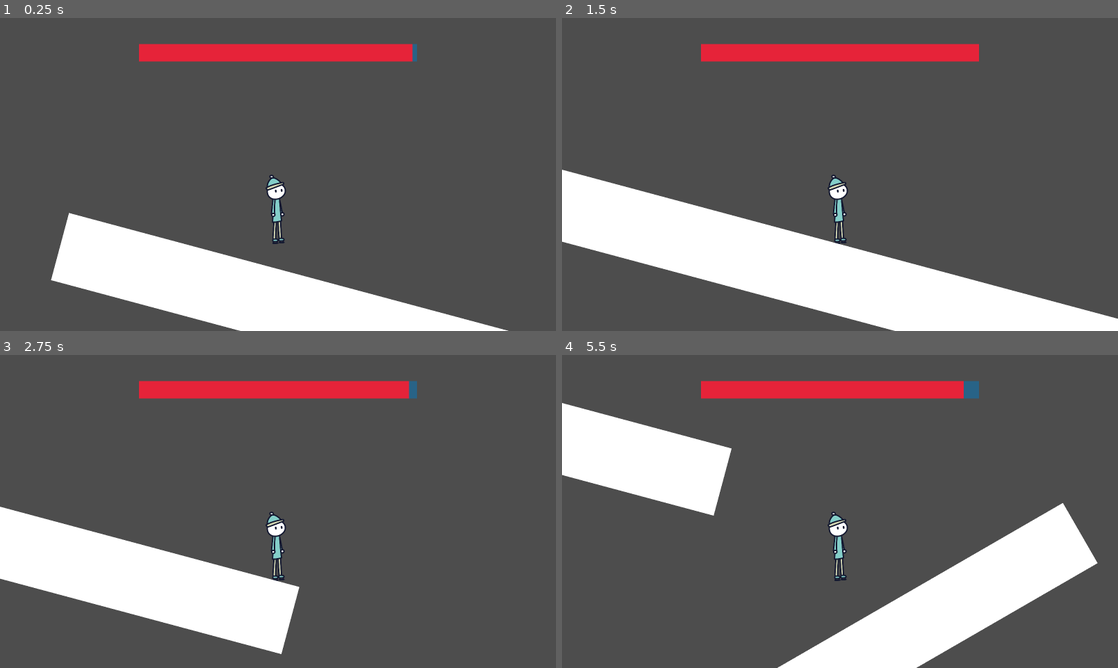
Above: before the commit, frames 1-4 (two rows, left to right).
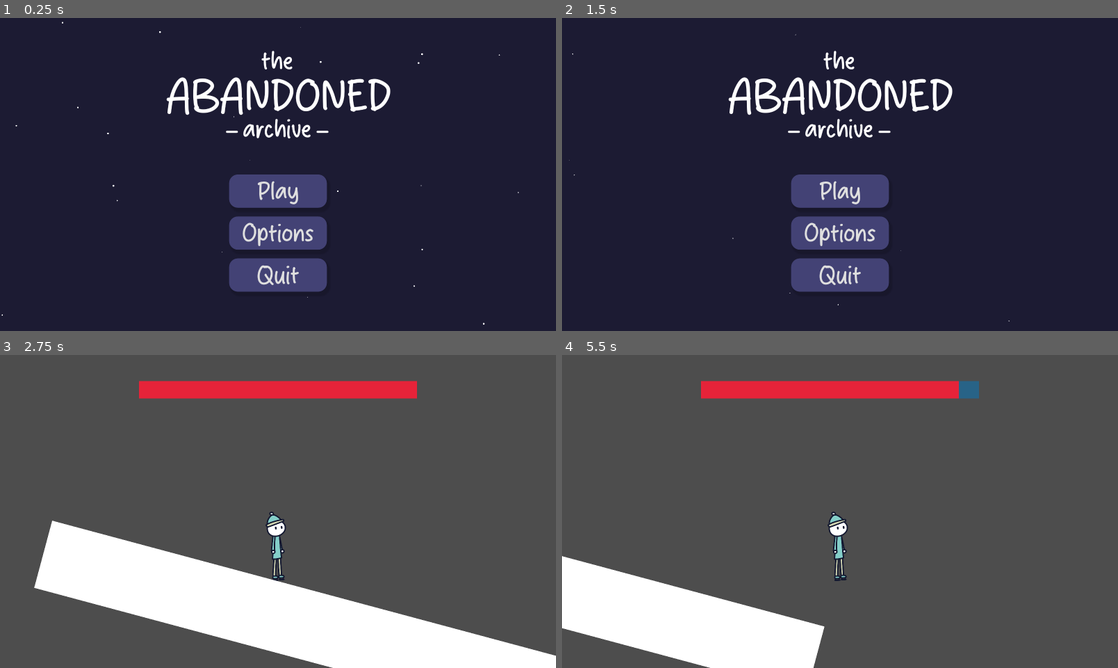
Above: after the commit, the same moments.

Repository: RoboticsRuler/icy-mayhem-godot
Game: Godot game, scene res://scenes/main_menu.tscn
The game is run twice, just before and just after one commit, with the same random seed, the same clock (stepped at 60 frames per second) and the same inputs. Before the commit the project starts from res://Scenes/main.tscn.
Inputs (mouse positions are in pixels of both pictures, inside the frame that each line leads up to):
- Up to frame 1 (0.25 s): no input
- Up to frame 2 (1.5 s): click (840, 233) at 0.5 s, where only the run after the commit has a clickable "Options"; click (589, 49) at 1.27 s
- Up to frame 3 (2.75 s): click (278, 527) at 2 s, where only the run after the commit has a clickable "Play"
- Up to frame 4 (5.5 s): tap Enter (ui_accept) at 2.75, 3.02, 3.77, 5.27 s

The runs differ from the first frame. In frame 1, 100% of the frame differs, in the area x 0-100%, y 0-100%; in frame 2, 100%; in frame 3, 9.1%; in frame 4, 27%.

Commit message:
Add main menu

Diff:
--- a/Scenes/main.tscn
+++ b/Scenes/main.tscn
@@ -1,7 +1,7 @@
 [gd_scene format=3 uid="uid://gmdr5se2avhr"]
 
-[ext_resource type="PackedScene" uid="uid://6t0k367x5qtw" path="res://Scenes/player.tscn" id="1_bo1nx"]
-[ext_resource type="PackedScene" uid="uid://efqltw8plwwl" path="res://Scenes/ice.tscn" id="2_8gbba"]
+[ext_resource type="PackedScene" uid="uid://6t0k367x5qtw" path="res://scenes/player.tscn" id="1_bo1nx"]
+[ext_resource type="PackedScene" uid="uid://efqltw8plwwl" path="res://scenes/ice.tscn" id="2_8gbba"]
 
 [node name="Main" type="Node2D" unique_id=702311018]
 
--- a/Scenes/player.tscn
+++ b/Scenes/player.tscn
@@ -1,7 +1,7 @@
 [gd_scene format=3 uid="uid://6t0k367x5qtw"]
 
-[ext_resource type="Script" uid="uid://c0chqvnjwsjbs" path="res://Scripts/player.gd" id="1_cvnsp"]
-[ext_resource type="Texture2D" uid="uid://c2fi7t6vg033h" path="res://sean.png" id="2_6t5aa"]
+[ext_resource type="Script" uid="uid://c0chqvnjwsjbs" path="res://scripts/player.gd" id="1_cvnsp"]
+[ext_resource type="Texture2D" uid="uid://c2fi7t6vg033h" path="res://assets/art/sean.png" id="2_6t5aa"]
 
 [sub_resource type="CapsuleShape2D" id="CapsuleShape2D_sh265"]
 radius = 16.0
--- a/project.godot
+++ b/project.godot
@@ -11,7 +11,7 @@
 [application]
 
 config/name="Icy Mayhem"
-run/main_scene="uid://gmdr5se2avhr"
+run/main_scene="uid://do5y6uq02an1w"
 config/features=PackedStringArray("4.6", "Forward Plus")
 config/icon="res://icon.svg"
 
@@ -19,7 +19,7 @@
 
 window/size/viewport_width=2560
 window/size/viewport_height=1440
-window/size/mode=3
+window/stretch/aspect="expand"
 
 [global_group]
 
--- /dev/null
+++ b/scenes/background.tscn
@@ -0,0 +1,34 @@
+[gd_scene format=3 uid="uid://dafwsey1ych76"]
+
+[ext_resource type="Texture2D" uid="uid://beqptwo1ufhtj" path="res://assets/art/particle.png" id="1_xuykg"]
+
+[sub_resource type="Curve" id="Curve_2w6gw"]
+_data = [Vector2(0, 0), 0.0, 0.0, 0, 0, Vector2(0.250318, 1), 0.0, 0.0, 0, 0, Vector2(0.748412, 1), 0.0, 0.0, 0, 0, Vector2(1, 0), 0.0, 0.0, 0, 0]
+point_count = 4
+
+[sub_resource type="CurveTexture" id="CurveTexture_e5hrs"]
+curve = SubResource("Curve_2w6gw")
+
+[sub_resource type="ParticleProcessMaterial" id="ParticleProcessMaterial_dx07j"]
+particle_flag_disable_z = true
+emission_shape = 2
+emission_sphere_radius = 1350.0
+initial_velocity_min = 1.0
+initial_velocity_max = 20.0
+gravity = Vector3(0, 0, 0)
+scale_min = 0.07
+scale_max = 0.07
+scale_curve = SubResource("CurveTexture_e5hrs")
+
+[node name="Background" type="Node2D" unique_id=1569188693]
+
+[node name="ColorRect" type="ColorRect" parent="." unique_id=328442120]
+offset_right = 2560.0
+offset_bottom = 1440.0
+color = Color(0.1107, 0.106, 0.2, 1)
+
+[node name="GPUParticles2D" type="GPUParticles2D" parent="." unique_id=1951917495]
+position = Vector2(1149, 654)
+amount = 300
+texture = ExtResource("1_xuykg")
+process_material = SubResource("ParticleProcessMaterial_dx07j")
--- /dev/null
+++ b/scenes/main_menu.tscn
@@ -0,0 +1,88 @@
+[gd_scene format=3 uid="uid://do5y6uq02an1w"]
+
+[ext_resource type="PackedScene" uid="uid://dafwsey1ych76" path="res://scenes/background.tscn" id="1_rxrep"]
+[ext_resource type="Script" uid="uid://b5km2wxcksjoc" path="res://scripts/main_menu.gd" id="1_uxlcg"]
+[ext_resource type="Texture2D" uid="uid://bvcfhvoow4ma8" path="res://assets/misc/title.png" id="2_t0pl0"]
+[ext_resource type="FontFile" uid="uid://bvfplqf156sdn" path="res://assets/misc/Strange Book.otf" id="3_4i3dv"]
+
+[sub_resource type="StyleBoxFlat" id="StyleBoxFlat_24jsm"]
+bg_color = Color(0.260973, 0.2576, 0.46, 1)
+corner_radius_top_left = 40
+corner_radius_top_right = 40
+corner_radius_bottom_right = 40
+corner_radius_bottom_left = 40
+shadow_color = Color(0, 0, 0, 0.156863)
+shadow_size = 10
+shadow_offset = Vector2(10, 15)
+
+[sub_resource type="StyleBoxFlat" id="StyleBoxFlat_dxl65"]
+bg_color = Color(0.22126, 0.2184, 0.39, 1)
+corner_radius_top_left = 40
+corner_radius_top_right = 40
+corner_radius_bottom_right = 40
+corner_radius_bottom_left = 40
+shadow_color = Color(0, 0, 0, 0.156863)
+shadow_size = 10
+shadow_offset = Vector2(10, 15)
+
+[sub_resource type="StyleBoxFlat" id="StyleBoxFlat_g6q5s"]
+bg_color = Color(0.300687, 0.2968, 0.53, 1)
+corner_radius_top_left = 40
+corner_radius_top_right = 40
+corner_radius_bottom_right = 40
+corner_radius_bottom_left = 40
+shadow_color = Color(0, 0, 0, 0.156863)
+shadow_size = 10
+shadow_offset = Vector2(10, 15)
+
+[sub_resource type="StyleBoxEmpty" id="StyleBoxEmpty_k7a68"]
+
+[node name="Main Menu" type="Node2D" unique_id=14937350]
+script = ExtResource("1_uxlcg")
+
+[node name="Background" parent="." unique_id=465117045 instance=ExtResource("1_rxrep")]
+
+[node name="Title" type="Sprite2D" parent="." unique_id=1782992068]
+position = Vector2(1280, 350)
+texture = ExtResource("2_t0pl0")
+
+[node name="VBoxContainer" type="VBoxContainer" parent="." unique_id=1141116413]
+offset_left = 1055.0
+offset_top = 720.0
+offset_right = 1505.0
+offset_bottom = 1259.0
+theme_override_constants/separation = 40
+
+[node name="Play" type="Button" parent="VBoxContainer" unique_id=951737699]
+layout_mode = 2
+theme_override_fonts/font = ExtResource("3_4i3dv")
+theme_override_font_sizes/font_size = 120
+theme_override_styles/normal = SubResource("StyleBoxFlat_24jsm")
+theme_override_styles/pressed = SubResource("StyleBoxFlat_dxl65")
+theme_override_styles/hover = SubResource("StyleBoxFlat_g6q5s")
+theme_override_styles/focus = SubResource("StyleBoxEmpty_k7a68")
+text = "Play"
+
+[node name="Options" type="Button" parent="VBoxContainer" unique_id=137479204]
+layout_mode = 2
+theme_override_fonts/font = ExtResource("3_4i3dv")
+theme_override_font_sizes/font_size = 120
+theme_override_styles/normal = SubResource("StyleBoxFlat_24jsm")
+theme_override_styles/pressed = SubResource("StyleBoxFlat_dxl65")
+theme_override_styles/hover = SubResource("StyleBoxFlat_g6q5s")
+theme_override_styles/focus = SubResource("StyleBoxEmpty_k7a68")
+text = "Options"
+
+[node name="Quit" type="Button" parent="VBoxContainer" unique_id=922443016]
+layout_mode = 2
+theme_override_fonts/font = ExtResource("3_4i3dv")
+theme_override_font_sizes/font_size = 120
+theme_override_styles/normal = SubResource("StyleBoxFlat_24jsm")
+theme_override_styles/pressed = SubResource("StyleBoxFlat_dxl65")
+theme_override_styles/hover = SubResource("StyleBoxFlat_g6q5s")
+theme_override_styles/focus = SubResource("StyleBoxEmpty_k7a68")
+text = "Quit"
+
+[connection signal="pressed" from="VBoxContainer/Play" to="." method="_on_play_pressed"]
+[connection signal="pressed" from="VBoxContainer/Options" to="." method="_on_options_pressed"]
+[connection signal="pressed" from="VBoxContainer/Quit" to="." method="_on_quit_pressed"]
--- /dev/null
+++ b/scenes/options.gd
@@ -0,0 +1,7 @@
+extends Node2D
+
+func _ready() -> void:
+	pass
+
+func _on_back_pressed() -> void:
+	get_tree().change_scene_to_file("res://scenes/main_menu.tscn")
--- /dev/null
+++ b/scenes/options.tscn
@@ -0,0 +1,35 @@
+[gd_scene format=3 uid="uid://bdpio2lvlj7jc"]
+
+[ext_resource type="Script" uid="uid://bvvowmgs20pwy" path="res://scenes/options.gd" id="1_ofgyg"]
+[ext_resource type="PackedScene" uid="uid://dafwsey1ych76" path="res://scenes/background.tscn" id="1_sx4me"]
+[ext_resource type="FontFile" uid="uid://bvfplqf156sdn" path="res://assets/misc/Strange Book.otf" id="2_wnf8v"]
+[ext_resource type="Texture2D" uid="uid://wvdtqhp8q82h" path="res://assets/art/arrow.png" id="3_6pffv"]
+[ext_resource type="Texture2D" uid="uid://dsjqn6kgo7ajf" path="res://assets/art/arrow_hover.png" id="4_suy6y"]
+
+[node name="Options" type="Node2D" unique_id=1276787962]
+script = ExtResource("1_ofgyg")
+
+[node name="Background" parent="." unique_id=1911905099 instance=ExtResource("1_sx4me")]
+
+[node name="Label" type="Label" parent="." unique_id=1121222664]
+offset_left = 226.0
+offset_top = 454.5
+offset_right = 2072.0
+offset_bottom = 841.5
+theme_override_fonts/font = ExtResource("2_wnf8v")
+theme_override_font_sizes/font_size = 100
+text = "I tried adding them, but my brain said nope,
+so now we only have the default settings.
+They’re good settings though. Trust."
+horizontal_alignment = 1
+
+[node name="Back" type="TextureButton" parent="." unique_id=51922691]
+offset_left = 50.0
+offset_top = 50.0
+offset_right = 562.0
+offset_bottom = 562.0
+scale = Vector2(0.3, 0.3)
+texture_normal = ExtResource("3_6pffv")
+texture_hover = ExtResource("4_suy6y")
+
+[connection signal="pressed" from="Back" to="." method="_on_back_pressed"]
--- /dev/null
+++ b/scripts/main_menu.gd
@@ -0,0 +1,13 @@
+extends Node2D
+
+func _ready() -> void:
+	pass
+
+func _on_play_pressed() -> void:
+	get_tree().change_scene_to_file("res://scenes/main.tscn")
+
+func _on_options_pressed() -> void:
+	get_tree().change_scene_to_file("res://scenes/options.tscn")
+
+func _on_quit_pressed() -> void:
+	get_tree().quit()
Binary file added: assets/art/arrow.png
Not shown, added: assets/art/arrow.png.import
Binary file added: assets/art/arrow_hover.png
Not shown, added: assets/art/arrow_hover.png.import
Binary file added: assets/art/particle.png
Not shown, added: assets/art/particle.png.import
Renamed: sean.png -> assets/art/sean.png
Not shown, added: assets/art/sean.png.import
Binary file added: assets/misc/Strange Book.otf
Not shown, added: assets/misc/Strange Book.otf.import
Binary file added: assets/misc/title.png
Not shown, changed: assets/misc/title.png.import
(and 10 more such lines)
